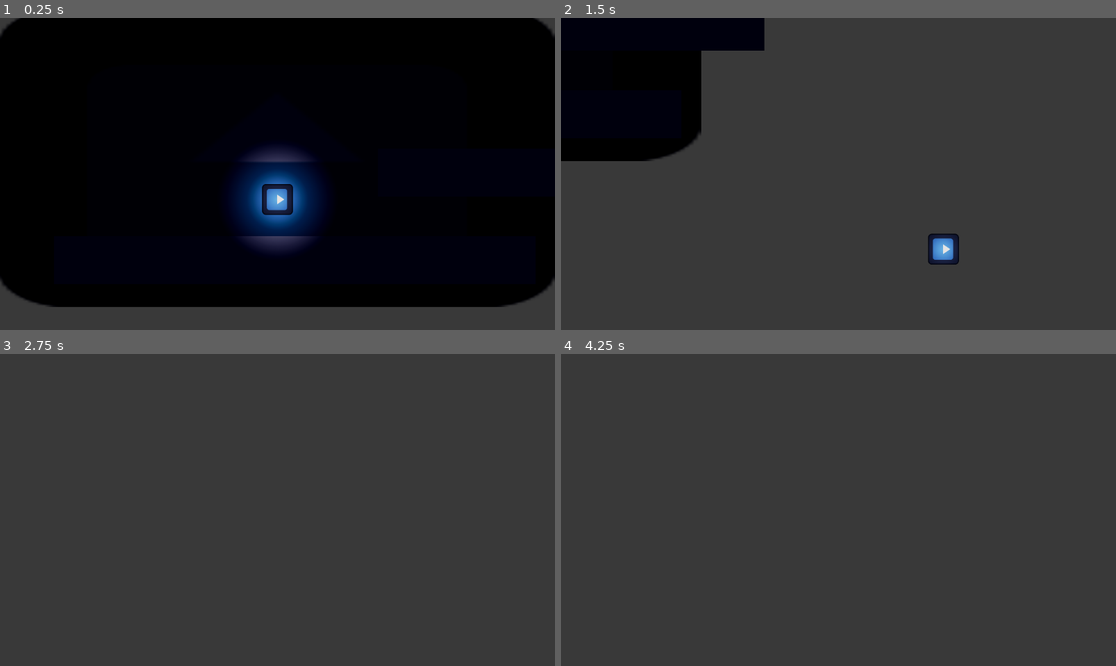
Above: before the commit, frames 1-4 (two rows, left to right).
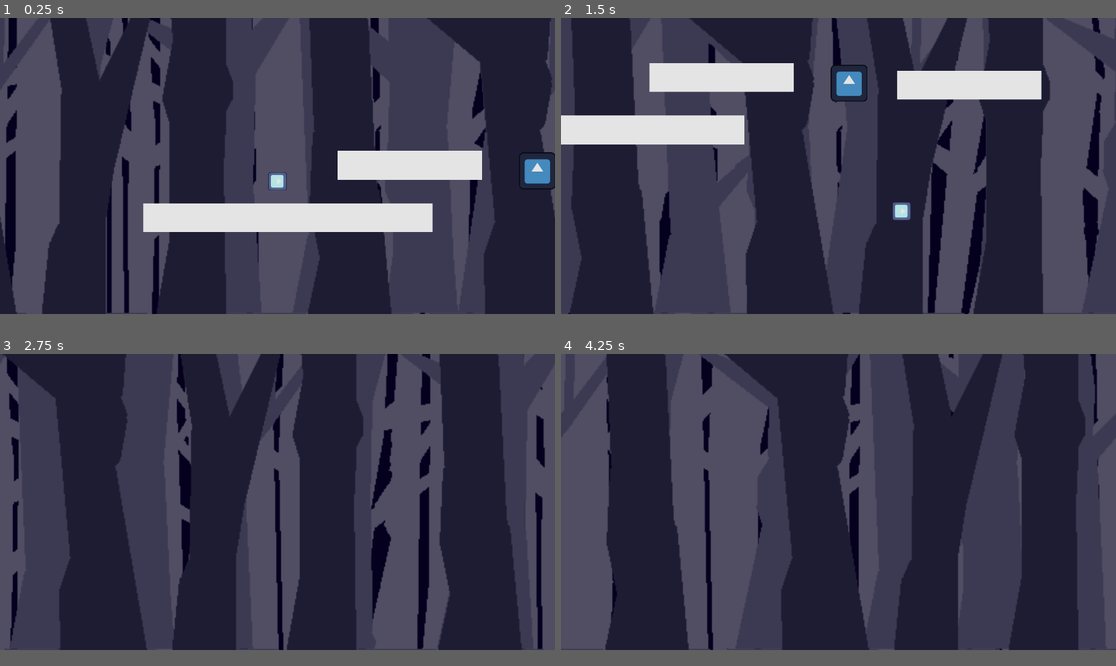
Above: after the commit, the same moments.

Repository: Awesum-Possum/OrbitalGameJam6
Game: Godot game, scene res://initial_scene.tscn
Two runs of this game, one before a commit and one after it. Both use one fixed random seed, a clock stepped at 60 frames per second and the inputs below. The engine's default icon, where the game draws it, is replaced by a stand-in: a white triangle on a blue panel in a dark square.
Inputs:
- Up to frame 1 (0.25 s): no input
- Up to frame 2 (1.5 s): hold D (walk_right) from 0.53 s (still down); tap W (jump) at 0.77 s
- Up to frame 3 (2.75 s): tap W (jump) at 1.52 s; release D (walk_right) at 2.03 s; hold A (walk_left) from 2.03 s (still down)
- Up to frame 4 (4.25 s): release A (walk_left) at 2.78 s; hold D (walk_right) from 2.78 s (still down); tap W (jump) at 3.02, 3.77 s
In our replay, the window is 799x449 before the commit and 799x426 after it. These sizes can differ from the game's own. Grey fills any space a smaller window leaves; there, only what the larger window draws over its background counts as a difference.

The runs differ from the first frame. In frame 1, 94% of the frame differs, in the area x 0-100%, y 0-95%; in frame 2, 93%; in frame 3, 93%; in frame 4, 93%.

Commit message:
Add parallax background

Diff:
--- a/initial_scene.tscn
+++ b/initial_scene.tscn
@@ -1,8 +1,12 @@
-[gd_scene load_steps=9 format=3 uid="uid://c62xka6a8jhtp"]
+[gd_scene load_steps=13 format=3 uid="uid://c62xka6a8jhtp"]
 
-[ext_resource type="Texture2D" uid="uid://rjyr661ehjad" path="res://icon.svg" id="1_tgnor"]
+[ext_resource type="Texture2D" uid="uid://doccdq5y63m42" path="res://assets/FlatColorBG.png" id="1_lb7fg"]
 [ext_resource type="PackedScene" uid="uid://csvwlhcc36hyr" path="res://player.tscn" id="1_v77as"]
+[ext_resource type="Texture2D" uid="uid://c61rdgy6lodte" path="res://assets/FarTree.png" id="2_md7si"]
+[ext_resource type="Texture2D" uid="uid://2ynqds7q7hku" path="res://assets/MiddleTree.png" id="3_hjamb"]
 [ext_resource type="PackedScene" uid="uid://bv35v55dwva35" path="res://jump_platform.tscn" id="3_xpefr"]
+[ext_resource type="PackedScene" uid="uid://7v5m3lu6n5lv" path="res://FallingPlatform.tscn" id="4_6b7q3"]
+[ext_resource type="Texture2D" uid="uid://bjrpitvvkilnn" path="res://assets/FrontTree.png" id="4_xpx8k"]
 
 [sub_resource type="QuadMesh" id="QuadMesh_nh1hs"]
 size = Vector2(1000, 100)
@@ -26,12 +30,43 @@
 
 [node name="Node2D" type="Node2D"]
 
-[node name="Background" type="Sprite2D" parent="."]
-position = Vector2(574, 315.5)
-scale = Vector2(9.03125, 4.85156)
-texture = ExtResource("1_tgnor")
+[node name="ParallaxBackground" type="ParallaxBackground" parent="."]
+scale = Vector2(4, 4)
+transform = Transform2D(4, 0, 0, 4, 0, 0)
 
-[node name="Player" parent="." groups=["player"] instance=ExtResource("1_v77as")]
+[node name="FlatColor" type="ParallaxLayer" parent="ParallaxBackground"]
+motion_scale = Vector2(0, 0)
+motion_mirroring = Vector2(480, 0)
+
+[node name="Sprite2D" type="Sprite2D" parent="ParallaxBackground/FlatColor"]
+texture = ExtResource("1_lb7fg")
+centered = false
+
+[node name="FarTree" type="ParallaxLayer" parent="ParallaxBackground"]
+motion_scale = Vector2(0.1, 0)
+motion_mirroring = Vector2(480, 0)
+
+[node name="Sprite2D" type="Sprite2D" parent="ParallaxBackground/FarTree"]
+texture = ExtResource("2_md7si")
+centered = false
+
+[node name="MiddleTree" type="ParallaxLayer" parent="ParallaxBackground"]
+motion_scale = Vector2(0.2, 0)
+motion_mirroring = Vector2(480, 0)
+
+[node name="Sprite2D" type="Sprite2D" parent="ParallaxBackground/MiddleTree"]
+texture = ExtResource("3_hjamb")
+centered = false
+
+[node name="FrontTree" type="ParallaxLayer" parent="ParallaxBackground"]
+motion_scale = Vector2(0.3, 0)
+motion_mirroring = Vector2(480, 0)
+
+[node name="Sprite2D" type="Sprite2D" parent="ParallaxBackground/FrontTree"]
+texture = ExtResource("4_xpx8k")
+centered = false
+
+[node name="Player" parent="." groups=["Player"] instance=ExtResource("1_v77as")]
 position = Vector2(575, 302)
 friction = 0.2
 
@@ -48,6 +83,7 @@
 debug_color = Color(0, 0.6, 0.701961, 0.419608)
 
 [node name="Darkness" type="CanvasModulate" parent="."]
+visible = false
 color = Color(0.0392157, 0.0352941, 0.152941, 1)
 
 [node name="WorldEnvironment" type="WorldEnvironment" parent="."]
@@ -55,3 +91,11 @@
 
 [node name="JumpPlatform" parent="." instance=ExtResource("3_xpefr")]
 position = Vector2(1033, 347)
+
+[node name="StaticBody2D" parent="." instance=ExtResource("3_xpefr")]
+position = Vector2(1889, 374)
+
+[node name="Wood" parent="." instance=ExtResource("4_6b7q3")]
+position = Vector2(1474, 367)
+max_contacts_reported = 10
+contact_monitor = true
--- a/project.godot
+++ b/project.godot
@@ -14,6 +14,11 @@
 run/main_scene="res://initial_scene.tscn"
 config/features=PackedStringArray("4.2", "Forward Plus")
 config/icon="res://icon.svg"
+
+[display]
+
+window/size/viewport_width=1920
+window/size/viewport_height=1024
 
 [input]
 
Not shown, added: assets/FarTree.png.import
Not shown, added: assets/FlatColorBG.png.import
Not shown, added: assets/FrontTree.png.import
Not shown, added: assets/MiddleTree.png.import
